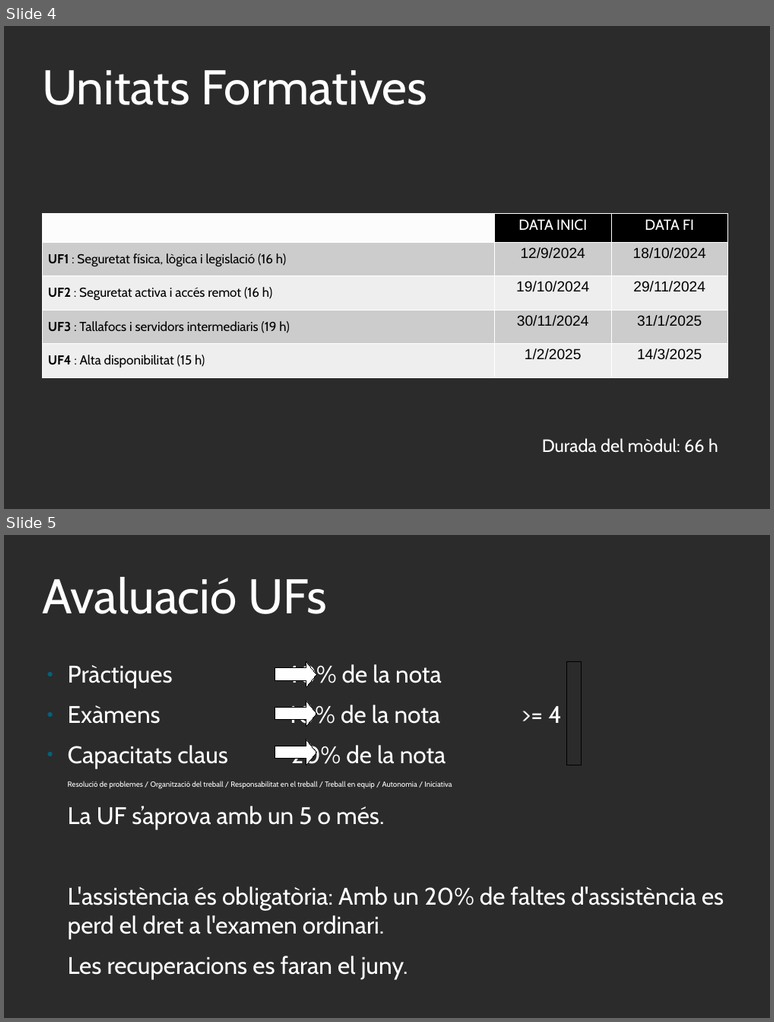
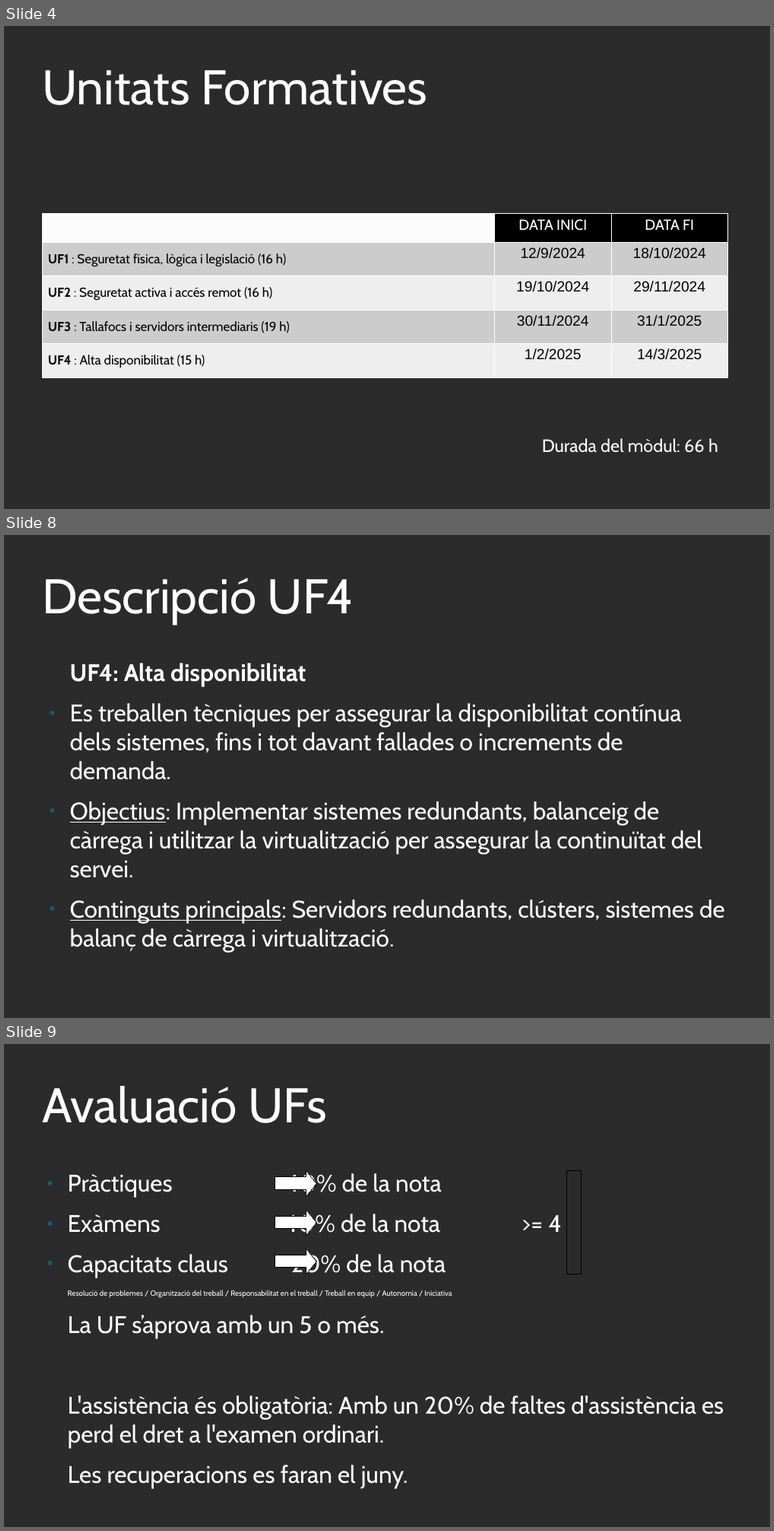
Before and after one commit to xbaubes/xbaubes, a slide deck: Presentacions/[ASIX-MP11] Seguretat i alta disponibilitat.odp. Shown one above the other, each under a label of ours: slides 4 and 5 before the commit, slides 4, 8 and 9 after it; the slides between them are not shown. The pictures are 774x1022 and 774x1531 pixels, drawn with LibreOffice and Linux fonts; fonts in the diff are those of the drawing; background and template pictures are left out; a plain dark background stands for a picture behind light text. Boxes give left, top, right and bottom in pixels: in the first picture for what was removed or moved away, otherwise in the second. Text is boxed around its words. In the diff, an @@ line names an element or a change of style, - is before the commit and + after.

```diff
--- a/Presentacions/[ASIX-MP11] Seguretat i alta disponibilitat.odp
+++ b/Presentacions/[ASIX-MP11] Seguretat i alta disponibilitat.odp
@@ slide 8 added at [4,535,770,1018], background picture (left out) @@
@@ title added at [42,578,354,625], 60 pt, text #FFFFFF @@
+Descripció UF4
@@ text added at [70,663,725,951], 29.6 pt, text #FFFFFF @@
+UF4: Alta disponibilitat
+● Es treballen tècniques per assegurar la disponibilitat contínua dels sistemes, fins i tot davant fallades o increments de demanda.
+● Objectius: Implementar sistemes redundants, balanceig de càrrega i utilitzar la virtualització per assegurar la continuïtat del servei.
+● Continguts principals: Servidors redundants, clústers, sistemes de balanç de càrrega i virtualització.
@@ what was slide 5 is now slide 9 @@
```
Also in this commit, not shown: 3 other slides added, 1 other file.
